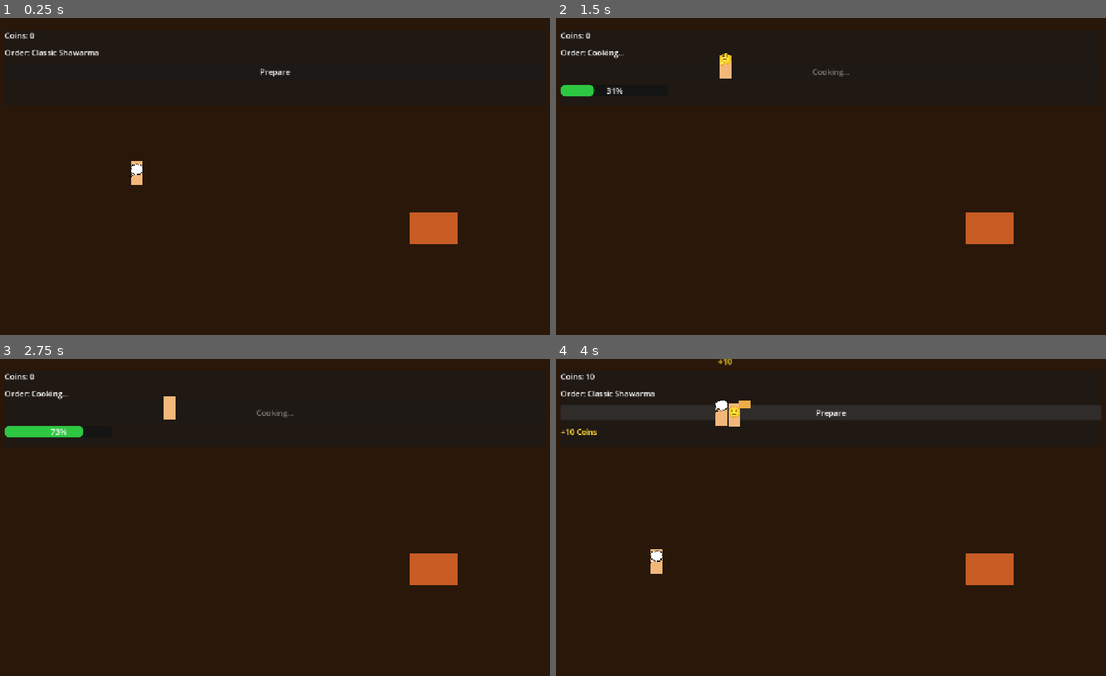
Above: before the commit, frames 1-4 (two rows, left to right).
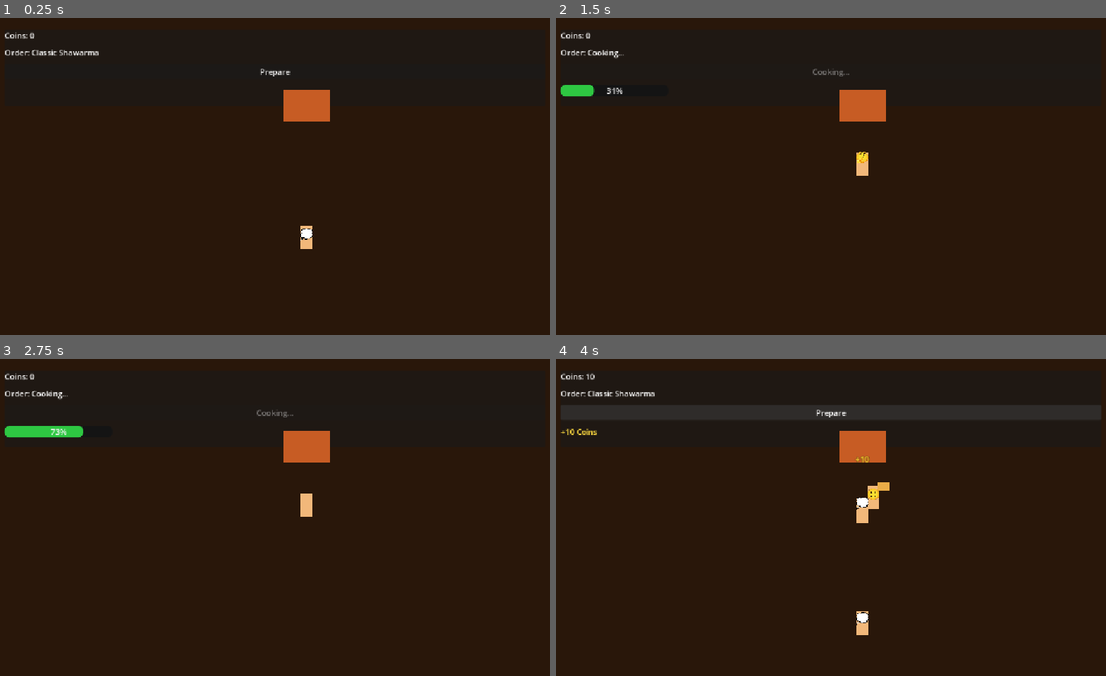
Above: after the commit, the same moments.

Repository: pyto159/ShawarmaEmpire
Game: Godot game, scene res://Scenes/Main.tscn
Two runs of this game, one before a commit and one after it. Both use one fixed random seed, a clock stepped at 60 frames per second and the inputs below.
Inputs:
- Up to frame 1 (0.25 s): no input
- Up to frame 2 (1.5 s): click "Prepare" at 0.5 s
- Up to frame 3 (2.75 s): tap Enter at 2 s
- Up to frame 4 (4 s): no input

The runs differ from the first frame. In frame 1, 2.0% of the frame differs, in the area x 23-84%, y 22-73%; in frame 2, 2.0%; in frame 3, 2.0%; in frame 4, 2.8%, in the area x 17-84%, y 0-88%.

Commit message:
Fix gameplay queue layout

Diff:
--- a/shawarma-empire/Scenes/Main.gd
+++ b/shawarma-empire/Scenes/Main.gd
@@ -1,7 +1,7 @@
 extends Control
 
 const CUSTOMER_QUEUE_PATH: NodePath = NodePath("../CustomerQueue")
-const CUSTOMER_EXIT_POSITION: Vector2 = Vector2(1100.0, 700.0)
+const CUSTOMER_EXIT_POSITION: Vector2 = Vector2(1100.0, 640.0)
 const DEFAULT_SPAWN_INTERVAL: float = 3.0
 const DEFAULT_MAX_ACTIVE_CUSTOMERS: int = 5
 const DEFAULT_QUEUE_CAPACITY: int = 5
--- a/shawarma-empire/Scenes/Main.tscn
+++ b/shawarma-empire/Scenes/Main.tscn
@@ -45,39 +45,39 @@
 
 
 [node name="World" type="Node2D" parent="."]
-position = Vector2(360, 360)
+position = Vector2(0, 0)
 
 [node name="CustomerQueue" type="Node" parent="World"]
 script = ExtResource("3_queue_system")
 queue_capacity = 5
 
 [node name="service_position" type="Marker2D" parent="World/CustomerQueue"]
-position = Vector2(360, 100)
+position = Vector2(640, 300)
 script = ExtResource("4_queue_point")
 priority = 40
 
 [node name="waiting_position_1" type="Marker2D" parent="World/CustomerQueue"]
-position = Vector2(260, 140)
+position = Vector2(640, 380)
 script = ExtResource("4_queue_point")
 priority = 30
 
 [node name="waiting_position_2" type="Marker2D" parent="World/CustomerQueue"]
-position = Vector2(160, 180)
+position = Vector2(640, 460)
 script = ExtResource("4_queue_point")
 priority = 20
 
 [node name="waiting_position_3" type="Marker2D" parent="World/CustomerQueue"]
-position = Vector2(60, 220)
+position = Vector2(640, 540)
 script = ExtResource("4_queue_point")
 priority = 10
 
 [node name="waiting_position_4" type="Marker2D" parent="World/CustomerQueue"]
-position = Vector2(-40, 260)
+position = Vector2(640, 620)
 script = ExtResource("4_queue_point")
 priority = 0
 
 [node name="ShawarmaStand" type="Node2D" parent="World"]
-position = Vector2(540, 70)
+position = Vector2(640, 180)
 script = ExtResource("5_stand")
 queue_system_path = NodePath("../CustomerQueue")
 
@@ -89,12 +89,12 @@
 color = Color(0.78, 0.36, 0.14, 1)
 
 [node name="CookingStand" parent="World" instance=ExtResource("6_cooking_stand")]
-position = Vector2(540, -18)
+position = Vector2(640, 92)
 
 [node name="SpawnedCustomers" type="Node2D" parent="World"]
 
 [node name="CustomerSpawner" type="Node2D" parent="World"]
-position = Vector2(-180, 320)
+position = Vector2(640, 696)
 script = ExtResource("9_spawner")
 spawn_pool = SubResource("Resource_customer_spawn_pool")
 reserve_spawn_points_until_instance_removed = false
